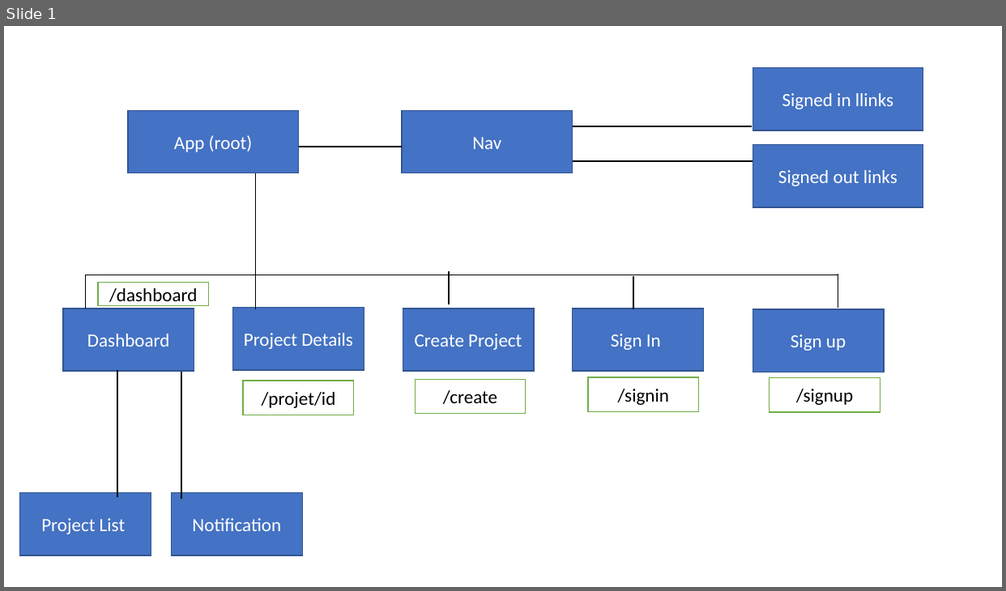
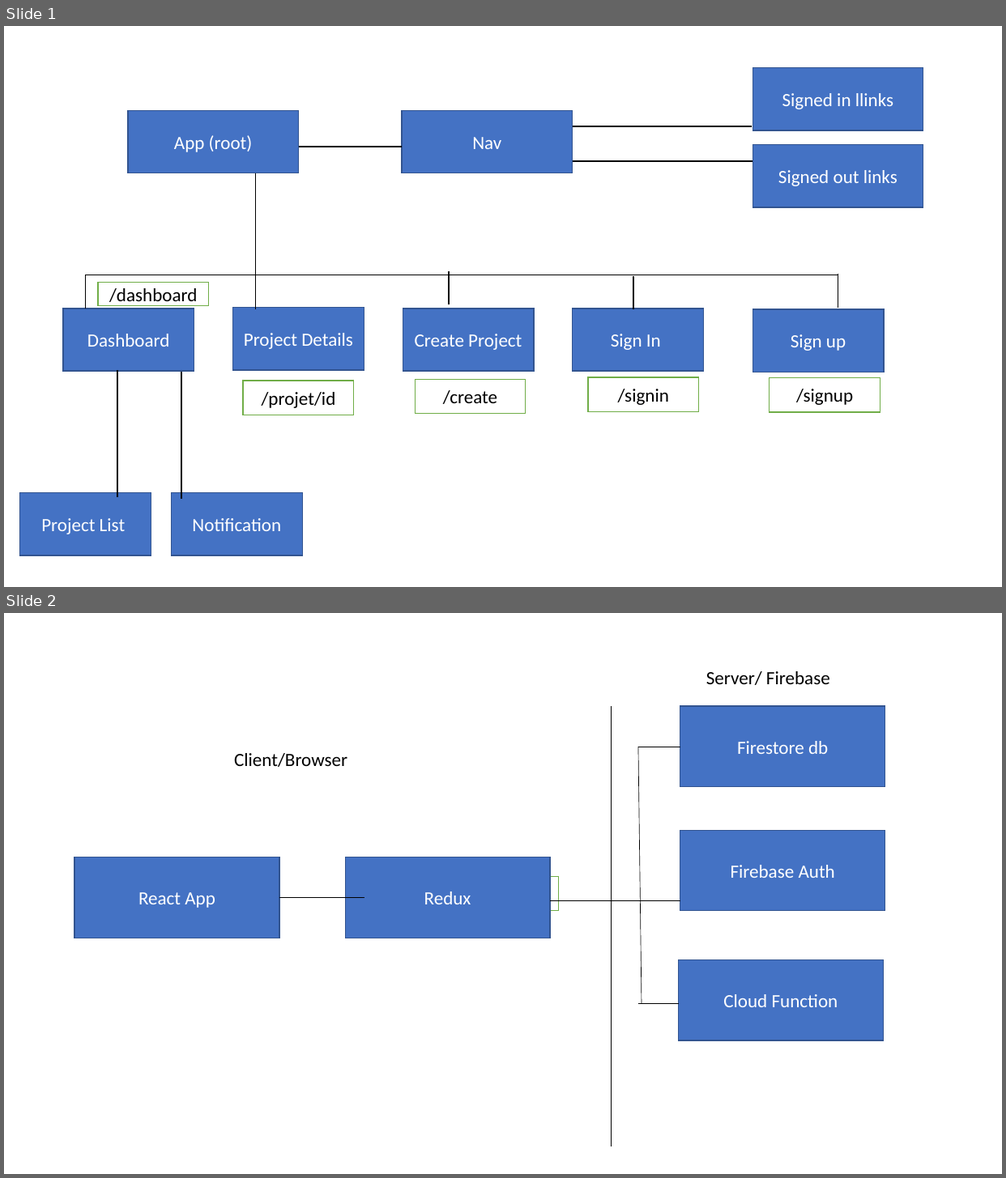
Before and after one commit to AkshitGupta-RedHat/MarioPlan, a slide deck: Project Plan.pptx. Shown one above the other, each under a label of ours: slide 1 before the commit, slides 1 and 2 after it. The pictures are 1006x591 and 1006x1178 pixels, drawn with LibreOffice and Linux fonts; fonts in the diff are those of the drawing. Boxes give left, top, right and bottom in pixels: in the first picture for what was removed or moved away, otherwise in the second. Text is boxed around its words. In the diff, an @@ line names an element or a change of style, - is before the commit and + after.

Commit message:
3. Setting up the project structuring and importing BrrowserRouter Updating the project plan what is ging to run on the client and server

```diff
--- a/Project Plan.pptx
+++ b/Project Plan.pptx
@@ slide 2 added at <box>4,613,1002,1174</box>, background #FFFFFF @@
@@ rectangle added at <box>651,649,885,705</box>, fill #FFFFFF, outline #FFFFFF 1 pt, 18 pt, text #000000 @@
+Server/ Firebase
@@ line added from (612, 707) to (612, 1147), #000000 0.5 pt @@
@@ rectangle added at <box>681,707,886,787</box>, fill #4472C4, outline #325491 1 pt, 18 pt, text #FFFFFF @@
+Firestore db
@@ rectangle added at <box>174,718,407,799</box>, fill #FFFFFF, outline #FFFFFF 1 pt, 18 pt, text #000000 @@
+Client/Browser
@@ line added from (638, 747) to (681, 747), #000000 0.5 pt @@
@@ line added from (638, 747) to (641, 1003), #000000 0.5 pt @@
@@ rectangle added at <box>681,830,886,911</box>, fill #4472C4, outline #325491 1 pt, 18 pt, text #FFFFFF @@
+Firebase Auth
@@ rectangle added at <box>74,857,279,938</box>, fill #4472C4, outline #325491 1 pt, 18 pt, text #FFFFFF @@
+React App
@@ rectangle added at <box>345,857,551,938</box>, fill #4472C4, outline #325491 1 pt, 18 pt, text #FFFFFF @@
+Redux
@@ rectangle added at <box>448,876,559,911</box>, fill #FFFFFF, outline #70AD47 1 pt @@
@@ line added from (279, 897) to (364, 897), #000000 0.5 pt @@
@@ line added from (551, 901) to (681, 901), #000000 0.5 pt @@
@@ rectangle added at <box>679,960,884,1041</box>, fill #4472C4, outline #325491 1 pt, 18 pt, text #FFFFFF @@
+Cloud Function
@@ line added from (638, 1003) to (679, 1003), #000000 0.5 pt @@
```
Also in this commit, not shown: 16 other files.
